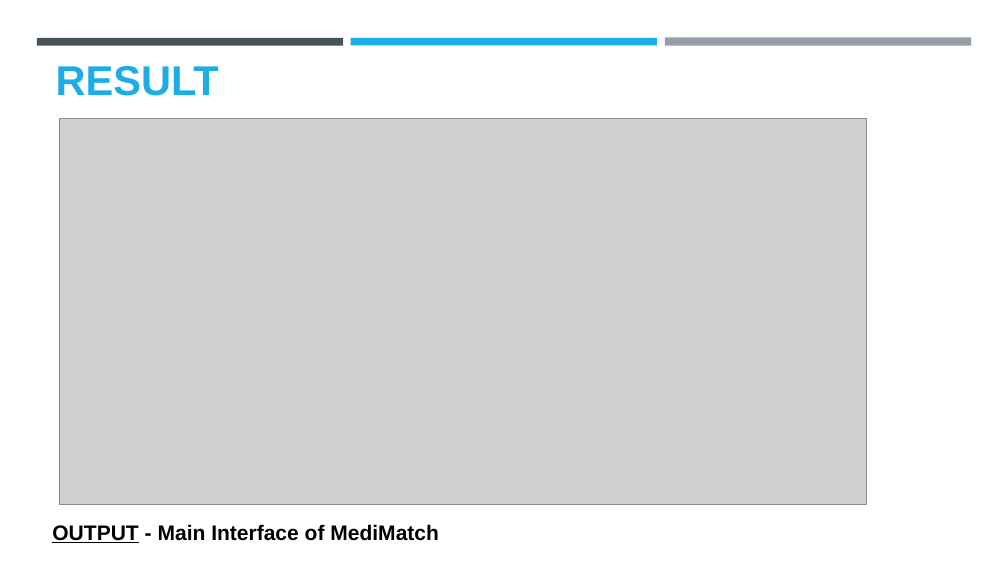
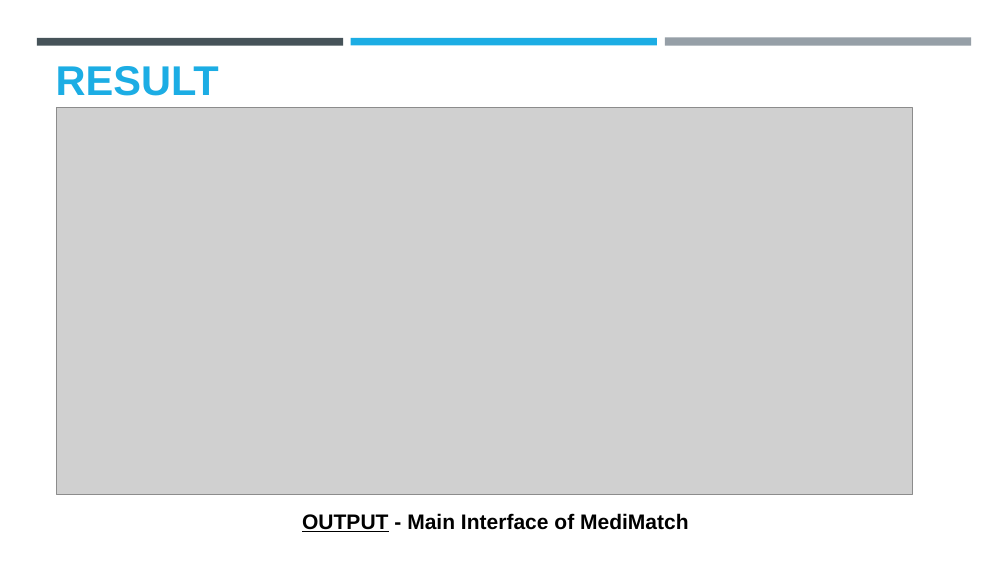
Before and after one commit to meetukhurana07-bot/MediMatch_, a slide deck: slide 11 of Manmeet Kaur - MediMatch.pptx. Drawn at 1008x567 pixels with LibreOffice and Linux fonts; fonts in the diff are those of the drawing; grey boxes stand for pictures; background and template pictures are left out. Boxes give left, top, right and bottom in pixels: in the first picture for what was removed or moved away, otherwise in the second. Text is boxed around its words. In the diff, an @@ line names an element or a change of style, - is before the commit and + after.

```diff
--- a/Manmeet Kaur - MediMatch.pptx
+++ b/Manmeet Kaur - MediMatch.pptx
@@ picture: place and size @@
-picture at bbox=[59, 119, 867, 505]
+picture at bbox=[57, 107, 913, 494]
@@ text "OUTPUT - Main Interface of ...": place and size @@
-text "OUTPUT - Main Interface of ..." at bbox=[52, 524, 439, 543]
+text "OUTPUT - Main Interface of ..." at bbox=[302, 513, 689, 532]
```
Also in this commit, not shown: 3 other slides changed.
